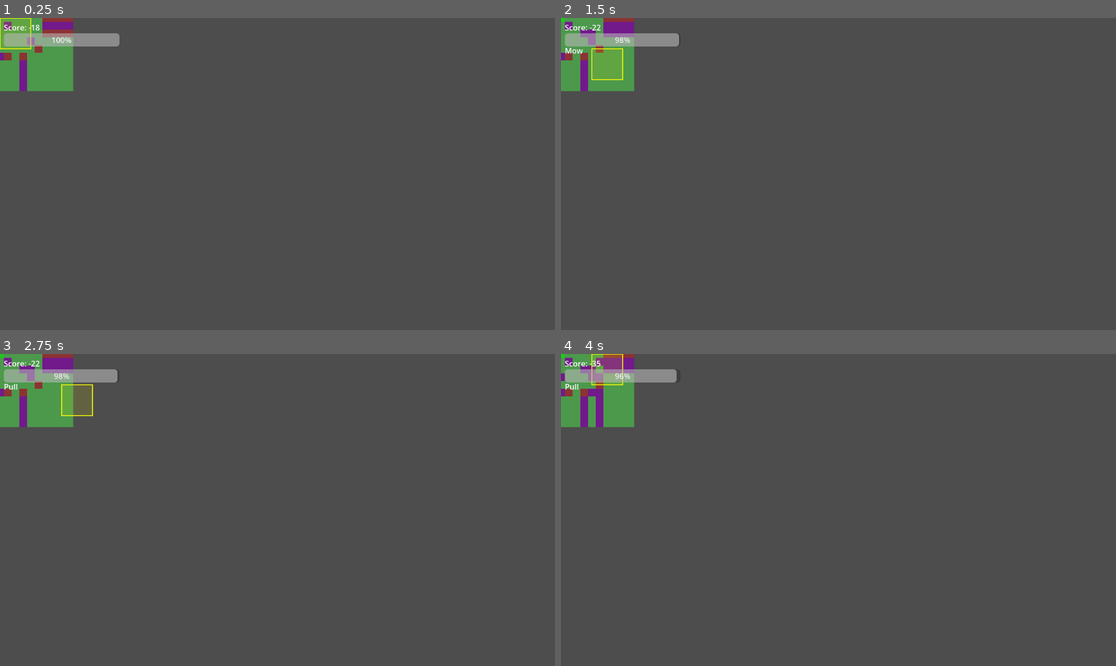
Above: before the commit, frames 1-4 (two rows, left to right).
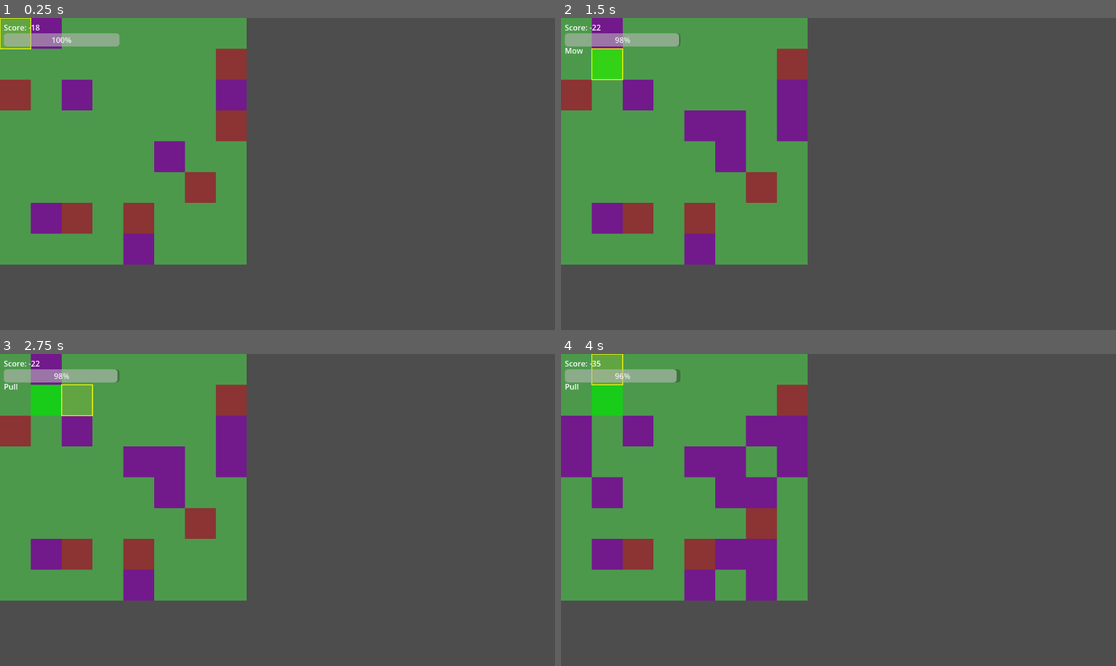
Above: after the commit, the same moments.

Repository: mcelroyian/lawndemonium
Game: Godot game, scene res://scenes/Main.tscn
The game is run twice, just before and just after one commit, with the same random seed, the same clock (stepped at 60 frames per second) and the same inputs.
Inputs:
- Up to frame 1 (0.25 s): no input
- Up to frame 2 (1.5 s): tap Enter at 0.5 s; hold D (move_right) 0.53-1.28 s; hold Space (action) 0.53-1.28 s; hold S (move_down) from 1.28 s (still down); tap Space (action) at 1.35 s
- Up to frame 3 (2.75 s): tap Enter at 2 s; release S (move_down) at 2.03 s; hold D (move_right) from 2.03 s (still down); hold Tab (toggle_action) from 2.03 s (still down); tap Space (action) at 2.3 s
- Up to frame 4 (4 s): tap Space (action) at 2.75, 2.85 s; release D (move_right) at 2.78 s; release Tab (toggle_action) at 2.78 s; hold W (move_up) 2.78-3.53 s; tap Enter at 3.5 s; hold A (move_left) from 3.53 s (still down); hold Space (action) from 3.53 s (still down)

The runs differ from the first frame. In frame 1, 33% of the frame differs, in the area x 0-45%, y 0-80%; in frame 2, 34%; in frame 3, 34%; in frame 4, 34%.

Commit message:
Refactor project to replace deprecated TileMap with TileMapLayer in Board and Main scripts

Diff:
--- a/scenes/Main.tscn
+++ b/scenes/Main.tscn
@@ -8,8 +8,7 @@
 [node name="Main" type="Node2D"]
 script = ExtResource("1")
 
-[node name="Board" type="TileMap" parent="."]
-format = 2
+[node name="Board" type="TileMapLayer" parent="."]
 script = ExtResource("2")
 
 [node name="Cursor" type="Node2D" parent="."]
--- a/scripts/Board.gd
+++ b/scripts/Board.gd
@@ -1,4 +1,4 @@
-extends TileMap
+extends TileMapLayer
 
 signal tile_changed(position: Vector2i, tile_id: int)
 signal score_changed(score: int)
@@ -21,133 +21,134 @@
 var _atlas_source_id: int = -1
 
 func _ready() -> void:
-    _ensure_tileset()
-    _init_grid()
-    _redraw_all()
+	_ensure_tileset()
+	_init_grid()
+	_redraw_all()
 
 func _init_grid() -> void:
-    tiles.resize(GRID_SIZE.y)
-    for y in range(tiles.size()):
-        tiles[y] = []
-        tiles[y].resize(GRID_SIZE.x)
-        for x in range(tiles[y].size()):
-            tiles[y][x] = OK
+	tiles.resize(GRID_SIZE.y)
+	for y in range(tiles.size()):
+		tiles[y] = []
+		tiles[y].resize(GRID_SIZE.x)
+		for x in range(tiles[y].size()):
+			tiles[y][x] = OK
 
 func randomize_start(weed_count: int = 6, bad_count: int = 6) -> void:
-    _init_grid()
-    var coords: Array[Vector2i] = []
-    for y in range(GRID_SIZE.y):
-        for x in range(GRID_SIZE.x):
-            coords.append(Vector2i(x, y))
-    coords.shuffle()
-    for i in range(weed_count):
-        var p: Vector2i = coords.pop_back()
-        set_tile(p, WEED)
-    for i in range(bad_count):
-        var p2: Vector2i = coords.pop_back()
-        set_tile(p2, BAD)
-    emit_signal("score_changed", calc_score())
-    _redraw_all()
+	_init_grid()
+	var coords: Array[Vector2i] = []
+	for y in range(GRID_SIZE.y):
+		for x in range(GRID_SIZE.x):
+			coords.append(Vector2i(x, y))
+	coords.shuffle()
+	for i in range(weed_count):
+		var p: Vector2i = coords.pop_back()
+		set_tile(p, WEED)
+	for i in range(bad_count):
+		var p2: Vector2i = coords.pop_back()
+		set_tile(p2, BAD)
+	emit_signal("score_changed", calc_score())
+	_redraw_all()
 
 func grid_to_local(p: Vector2i) -> Vector2:
-    return Vector2(p.x * TILE, p.y * TILE)
+	return Vector2(p.x * TILE, p.y * TILE)
 
 func is_in_bounds(p: Vector2i) -> bool:
-    return p.x >= 0 and p.y >= 0 and p.x < GRID_SIZE.x and p.y < GRID_SIZE.y
+	return p.x >= 0 and p.y >= 0 and p.x < GRID_SIZE.x and p.y < GRID_SIZE.y
 
 func get_tile(p: Vector2i) -> int:
-    if not is_in_bounds(p):
-        return -1
-    return tiles[p.y][p.x]
+	if not is_in_bounds(p):
+		return -1
+	return tiles[p.y][p.x]
 
 func set_tile(p: Vector2i, id: int) -> void:
-    if not is_in_bounds(p):
-        return
-    tiles[p.y][p.x] = id
-    if _atlas_source_id != -1:
-        super.set_cell(0, p, _atlas_source_id, Vector2i(id, 0))
-    emit_signal("tile_changed", p, id)
+	if not is_in_bounds(p):
+		return
+	tiles[p.y][p.x] = id
+	if _atlas_source_id != -1:
+		set_cell(p, _atlas_source_id, Vector2i(id, 0))
+	emit_signal("tile_changed", p, id)
 
 func apply_player_action(p: Vector2i, action: String) -> bool:
-    if not is_in_bounds(p):
-        return false
-    var t := get_tile(p)
-    var changed := false
-    if action == "pull":
-        if t == WEED:
-            set_tile(p, OK)
-            changed = true
-    else:
-        if t == BAD:
-            set_tile(p, OK)
-            changed = true
-        elif t == OK:
-            set_tile(p, GOOD)
-            changed = true
-    return changed
+	if not is_in_bounds(p):
+		return false
+	var t := get_tile(p)
+	var changed := false
+	if action == "pull":
+		if t == WEED:
+			set_tile(p, OK)
+			changed = true
+	else:
+		if t == BAD:
+			set_tile(p, OK)
+			changed = true
+		elif t == OK:
+			set_tile(p, GOOD)
+			changed = true
+	return changed
 
 func apply_weed_rules(spawn_chance: float = 0.10) -> void:
-    var rng := RandomNumberGenerator.new()
-    rng.randomize()
-    for y in range(GRID_SIZE.y):
-        for x in range(GRID_SIZE.x):
-            var p := Vector2i(x, y)
-            var t := get_tile(p)
-            if t == BAD or t == OK:
-                if rng.randf() < spawn_chance:
-                    set_tile(p, WEED)
+	var rng := RandomNumberGenerator.new()
+	rng.randomize()
+	for y in range(GRID_SIZE.y):
+		for x in range(GRID_SIZE.x):
+			var p := Vector2i(x, y)
+			var t := get_tile(p)
+			if t == BAD or t == OK:
+				if rng.randf() < spawn_chance:
+					set_tile(p, WEED)
 
 func calc_score() -> int:
-    var s: int = 0
-    for y in range(GRID_SIZE.y):
-        for x in range(GRID_SIZE.x):
-            match tiles[y][x]:
-                GOOD:
-                    s += SCORE_GOOD
-                OK:
-                    s += SCORE_OK
-                BAD:
-                    s += SCORE_BAD
-                WEED:
-                    s += SCORE_WEED
-    return s
+	var s: int = 0
+	for y in range(GRID_SIZE.y):
+		for x in range(GRID_SIZE.x):
+			match tiles[y][x]:
+				GOOD:
+					s += SCORE_GOOD
+				OK:
+					s += SCORE_OK
+				BAD:
+					s += SCORE_BAD
+				WEED:
+					s += SCORE_WEED
+	return s
 
 # --- Rendering helpers ---
 
 func _ensure_tileset() -> void:
-    if tile_set != null and _atlas_source_id != -1:
-        return
-    var colors: Array = [
-        Color(0.55, 0.20, 0.20), # BAD - dull red/brown
-        Color(0.30, 0.60, 0.30), # OK - green
-        Color(0.10, 0.80, 0.10), # GOOD - bright green
-        Color(0.45, 0.10, 0.55), # WEED - purple
-        Color(0.45, 0.35, 0.25)  # DIRT - brown
-    ]
-    var tile_count := colors.size()
-    var atlas_img := Image.create(TILE * tile_count, TILE, false, Image.FORMAT_RGBA8)
-    atlas_img.fill(Color(0,0,0,0))
-    for i in range(tile_count):
-        var tile_img := Image.create(TILE, TILE, false, Image.FORMAT_RGBA8)
-        tile_img.fill(colors[i])
-        atlas_img.blit_rect(tile_img, Rect2i(Vector2i.ZERO, Vector2i(TILE, TILE)), Vector2i(i * TILE, 0))
-    var tex := ImageTexture.create_from_image(atlas_img)
+	if tile_set != null and _atlas_source_id != -1:
+		return
+	var colors: Array = [
+		Color(0.55, 0.20, 0.20), # BAD - dull red/brown
+		Color(0.30, 0.60, 0.30), # OK - green
+		Color(0.10, 0.80, 0.10), # GOOD - bright green
+		Color(0.45, 0.10, 0.55), # WEED - purple
+		Color(0.45, 0.35, 0.25)  # DIRT - brown
+	]
+	var tile_count := colors.size()
+	var atlas_img := Image.create(TILE * tile_count, TILE, false, Image.FORMAT_RGBA8)
+	atlas_img.fill(Color(0,0,0,0))
+	for i in range(tile_count):
+		var tile_img := Image.create(TILE, TILE, false, Image.FORMAT_RGBA8)
+		tile_img.fill(colors[i])
+		atlas_img.blit_rect(tile_img, Rect2i(Vector2i.ZERO, Vector2i(TILE, TILE)), Vector2i(i * TILE, 0))
+	var tex := ImageTexture.create_from_image(atlas_img)
 
-    var atlas := TileSetAtlasSource.new()
-    atlas.texture = tex
-    atlas.texture_region_size = Vector2i(TILE, TILE)
-    for i in range(tile_count):
-        atlas.create_tile(Vector2i(i, 0))
+	var atlas := TileSetAtlasSource.new()
+	atlas.texture = tex
+	atlas.texture_region_size = Vector2i(TILE, TILE)
+	for i in range(tile_count):
+		atlas.create_tile(Vector2i(i, 0))
 
-    var ts := TileSet.new()
-    _atlas_source_id = ts.add_source(atlas)
-    tile_set = ts
+	var ts := TileSet.new()
+	ts.tile_size = Vector2i(TILE, TILE)
+	_atlas_source_id = ts.add_source(atlas)
+	tile_set = ts
 
 func _redraw_all() -> void:
-    if _atlas_source_id == -1:
-        return
-    clear()
-    for y in range(GRID_SIZE.y):
-        for x in range(GRID_SIZE.x):
-            var id: int = tiles[y][x]
-            super.set_cell(0, Vector2i(x, y), _atlas_source_id, Vector2i(id, 0))
+	if _atlas_source_id == -1:
+		return
+	clear()
+	for y in range(GRID_SIZE.y):
+		for x in range(GRID_SIZE.x):
+			var id: int = tiles[y][x]
+			set_cell(Vector2i(x, y), _atlas_source_id, Vector2i(id, 0))
--- a/scripts/Main.gd
+++ b/scripts/Main.gd
@@ -1,6 +1,6 @@
 extends Node2D
 
-@onready var board: TileMap = $Board
+@onready var board: TileMapLayer = $Board
 @onready var player: Node2D = $Cursor
 @onready var ui: CanvasLayer = $UI
 @onready var turn_timer: Timer = $TurnTimer
Not shown, changed: projectDocs.md
